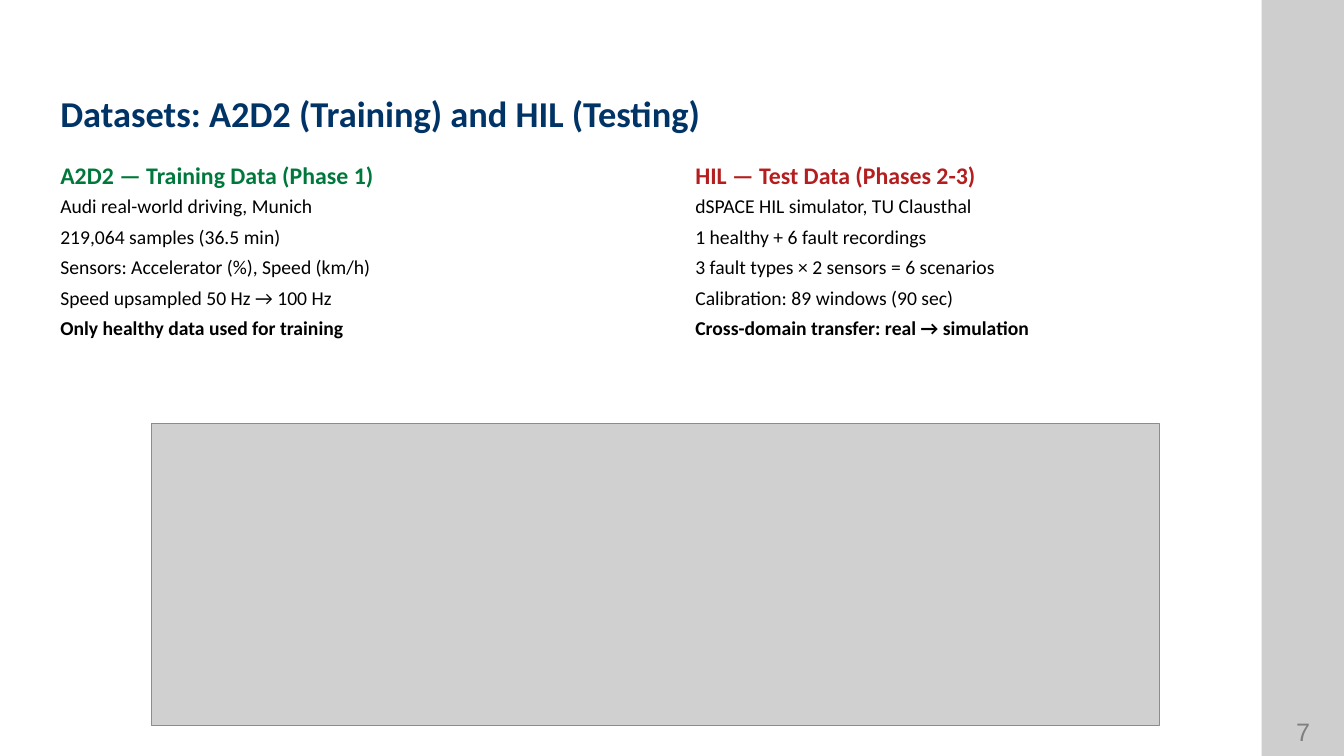
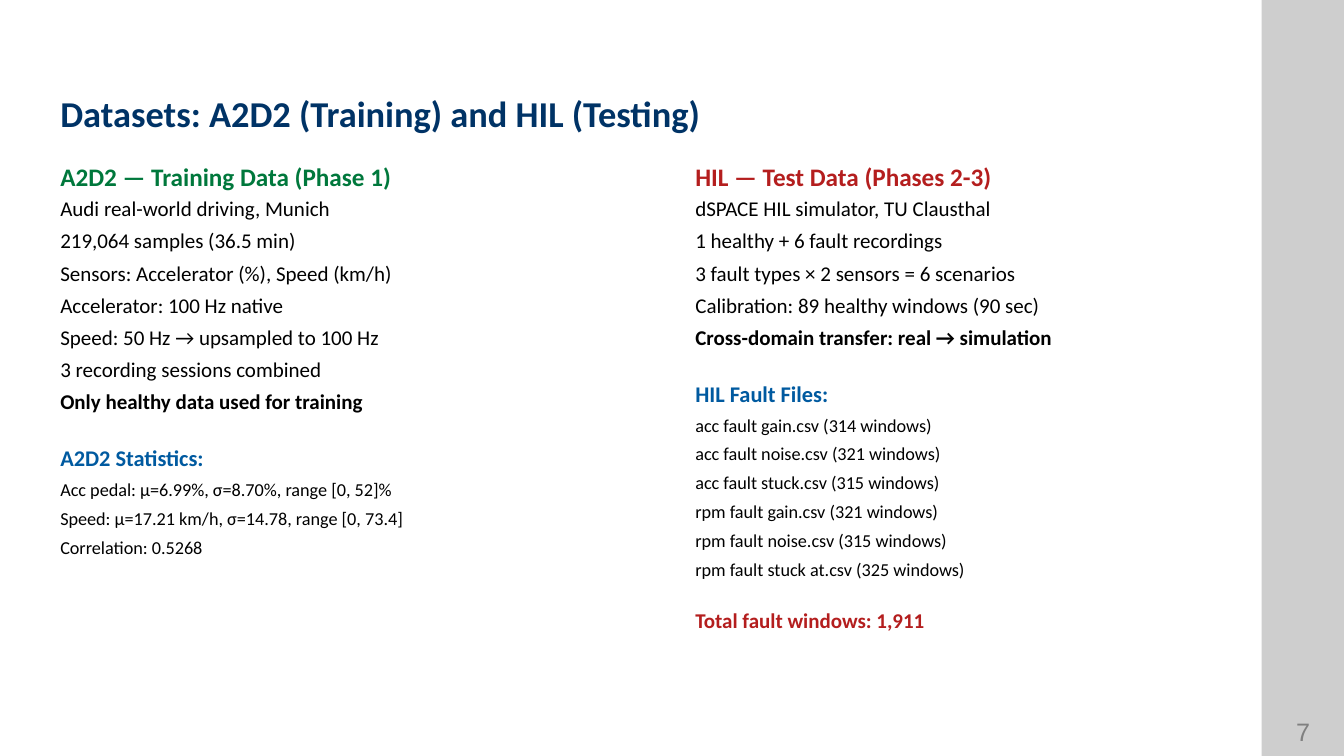
Before and after one commit to usernameyayg/Automotive-Sensors--Fault-Detection-and-Localization, a slide deck: slide 7 of thesis_report/Defense_Presentation.pptx. Drawn at 1344x756 pixels with LibreOffice and Linux fonts; fonts in the diff are those of the drawing; grey boxes stand for pictures; background and template pictures are left out. Boxes give left, top, right and bottom in pixels: in the first picture for what was removed or moved away, otherwise in the second. Text is boxed around its words. In the diff, an @@ line names an element or a change of style, - is before the commit and + after.

```diff
--- a/thesis_report/Defense_Presentation.pptx
+++ b/thesis_report/Defense_Presentation.pptx
@@ text at bbox=[60, 167, 391, 413]: size 17 to 18 pt in "A2D2 — Training Data (Phase 1)"; size 14 to 15 pt in "Audi real-world driving, Munich", "219,064 samples (36.5 min)", "Sensors: Accelerator (%), Speed (km/h)", "Only healthy data used for training" @@
@@ text at bbox=[695, 167, 1052, 345]: size 17 to 18 pt in "HIL — Test Data (Phases 2-3)"; size 14 to 15 pt in "dSPACE HIL simulator, TU Clausthal", "1 healthy + 6 fault recordings", "3 fault types × 2 sensors = ...", "Cross-domain transfer: real → simulation" @@
@@ text at bbox=[60, 298, 378, 381]: text changed; size 14 to 15 pt @@
-Speed upsampled 50 Hz → 100 Hz
+Accelerator: 100 Hz native
+Speed: 50 Hz → upsampled to 100 Hz
+3 recording sessions combined
@@ text at bbox=[695, 298, 1039, 317]: text changed; size 14 to 15 pt @@
-Calibration: 89 windows (90 sec)
+Calibration: 89 healthy windows (90 sec)
@@ text at bbox=[695, 386, 964, 631]: paragraphs added @@
+HIL Fault Files:
+acc fault gain.csv (314 windows)
+acc fault noise.csv (321 windows)
+acc fault stuck.csv (315 windows)
+rpm fault gain.csv (321 windows)
+rpm fault noise.csv (315 windows)
+rpm fault stuck at.csv (325 windows)
+Total fault windows: 1,911
@@ picture removed at bbox=[151, 423, 1159, 726] @@
@@ text at bbox=[60, 450, 403, 554]: paragraphs added @@
+A2D2 Statistics:
+Acc pedal: μ=6.99%, σ=8.70%, range [0, 52]%
+Speed: μ=17.21 km/h, σ=14.78, range [0, 73.4]
+Correlation: 0.5268
```
Also in this commit, not shown: 5 other slides changed, 8 other files.
